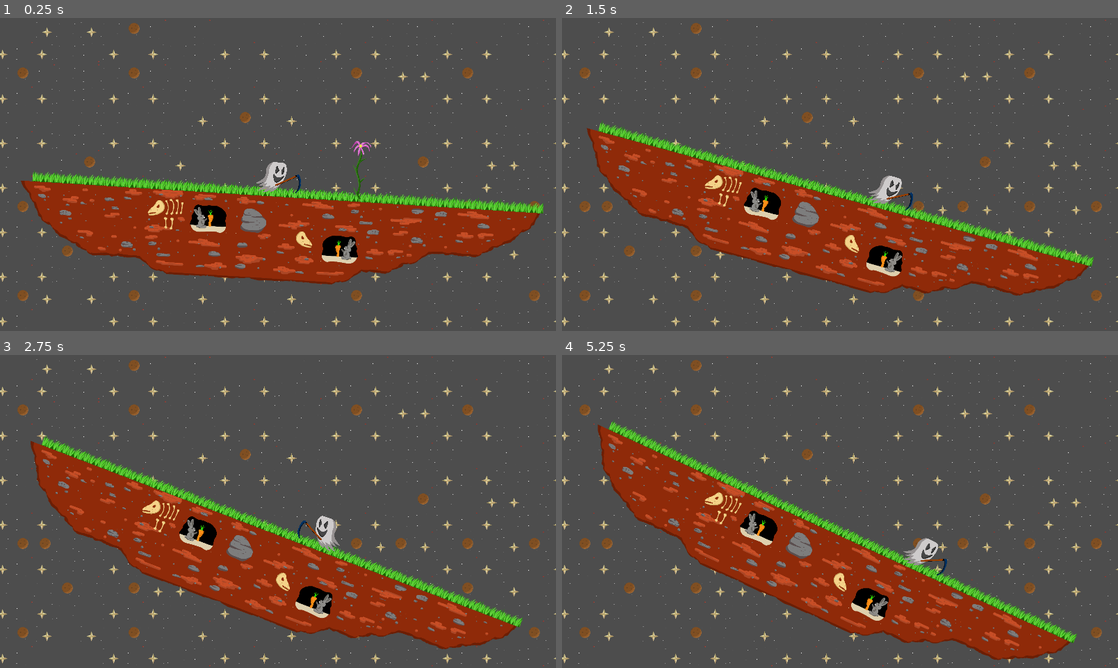
Above: before the commit, frames 1-4 (two rows, left to right).
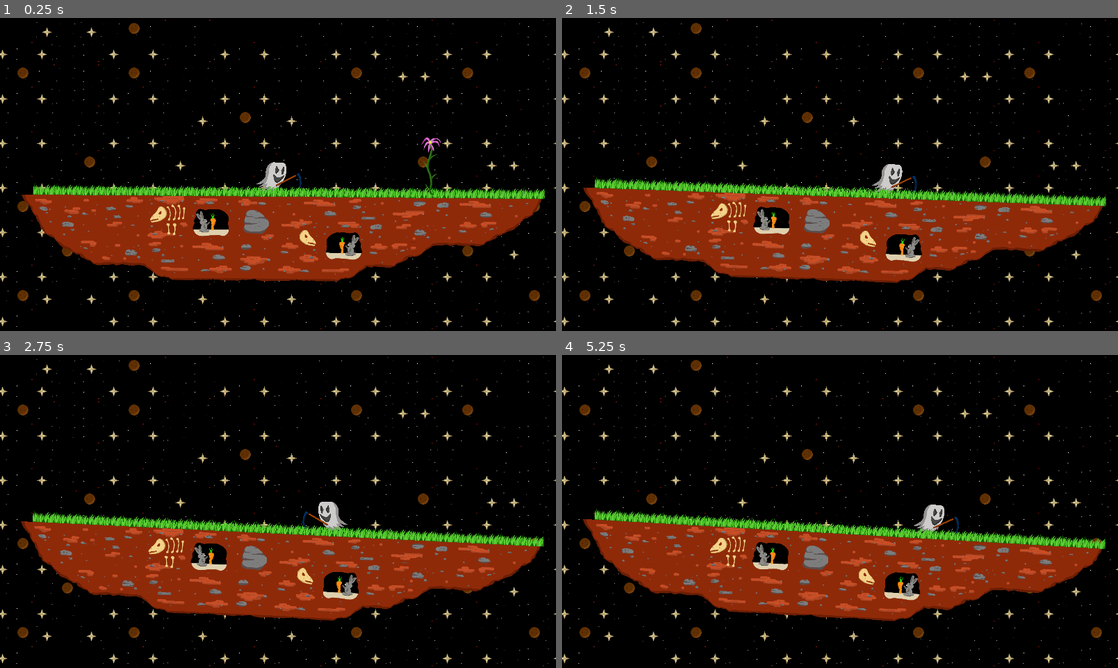
Above: after the commit, the same moments.

Repository: Stennsen/Elephanturtle
Game: Godot game, scene res://scenes/level/diskworld.tscn
Same seed, same stepped clock (60 frames per second), same inputs: the game is played once before the commit and once after it.
Inputs:
- Up to frame 1 (0.25 s): no input
- Up to frame 2 (1.5 s): hold E (crop) 0.53-1.28 s; hold D (right) from 0.53 s (still down); tap E (crop) at 1.35 s
- Up to frame 3 (2.75 s): release D (right) at 2.03 s; hold A (left) from 2.03 s (still down); hold E (crop) from 2.03 s (still down)
- Up to frame 4 (5.25 s): release A (left) at 2.78 s; release E (crop) at 2.78 s; hold D (right) 2.78-4.28 s; tap E (crop) at 2.85, 4.35 s; hold E (crop) 3.53-4.28 s; hold A (left) 4.28-5.03 s; hold D (right) from 5.03 s (still down); hold E (crop) from 5.03 s (still down)

The runs differ from the first frame. In frame 1, 87% of the frame differs, in the area x 0-100%, y 0-100%; in frame 2, 92%; in frame 3, 93%; in frame 4, 94%.
Error after the commit: Invalid access to property or key 'global_position' on a base object of type 'previously freed'. (res://scenes/level/diskworld.gd:23)

Commit message:
add flower spawn and balance shift of the level

Diff:
--- a/project.godot
+++ b/project.godot
@@ -54,3 +54,4 @@
 
 renderer/rendering_method="gl_compatibility"
 renderer/rendering_method.mobile="gl_compatibility"
+environment/defaults/default_clear_color=Color(0, 0, 0, 1)
--- a/scenes/entities/plants/daisy/daisy.gd
+++ b/scenes/entities/plants/daisy/daisy.gd
@@ -1,5 +1,6 @@
 extends Area2D
 
+const WEIGHT = 0.1
 
 @onready var crop_sound = $crop_sound
 # Called when the node enters the scene tree for the first time.
--- /dev/null
+++ b/scenes/entities/plants/plant1/plant_1.tscn
@@ -0,0 +1,25 @@
+[gd_scene load_steps=5 format=3 uid="uid://dd5lg8qqc5suo"]
+
+[ext_resource type="Script" path="res://scenes/entities/plants/daisy/daisy.gd" id="1_jk77e"]
+[ext_resource type="Texture2D" uid="uid://b1bvtkolgoxcs" path="res://assets/graphics/entities/plants/plant1.png" id="2_3xxye"]
+[ext_resource type="AudioStream" uid="uid://csc7ib68hputh" path="res://scenes/entities/plants/daisy/stepping_on_leaf.wav" id="3_45y0x"]
+
+[sub_resource type="CapsuleShape2D" id="CapsuleShape2D_qu8at"]
+radius = 77.0
+height = 630.0
+
+[node name="plant1" type="Area2D"]
+position = Vector2(940, -166)
+collision_layer = 2
+script = ExtResource("1_jk77e")
+metadata/_edit_group_ = true
+
+[node name="CollisionShape2D" type="CollisionShape2D" parent="."]
+position = Vector2(-1, 38)
+shape = SubResource("CapsuleShape2D_qu8at")
+
+[node name="Sprite2D" type="Sprite2D" parent="."]
+texture = ExtResource("2_3xxye")
+
+[node name="crop_sound" type="AudioStreamPlayer2D" parent="."]
+stream = ExtResource("3_45y0x")
--- a/scenes/level/diskworld.gd
+++ b/scenes/level/diskworld.gd
@@ -1,21 +1,33 @@
 extends Node2D
 
-
+const ZONE_MODIFIERS = [0, 0.2 , 0.4, 0.6, 0.8, 1.0]  # Maximum of 6 entries (3000/ZONE_SPACING = 6)
 const ZONE_SPACING = 500	# Spacing of the zones on the map, to calculate the weight modifier
 const MAX_INBALANCE = 0.45	# the maximum +/- value for balance until gameover
 const INBALANCE_MOVEMENT_DIVIDER = 100	# dictates the tipping speed of the platform
+
+const DAISY_MAX_TIMER = 60*10 # The Maximum amount of time between daisy spawns
+const DAISY_MIN_TIMER = 10*10 # The Maximum amount of time between daisy spawns
 
 @export var daisy_scene: PackedScene
 
 # tracks the balance of the world
 var balance = -0.45;
+var daisy_countdown = 0
+var random = RandomNumberGenerator.new()
 
-# func calculate_balance():
-# 	# calculate node weights with modifiers
-# 	player_x = get_node("Player").global_position.x
-#
-# 	# set new balance
-# 	balance = balance + 0.1
+var flower_list = []
+
+func calculate_balance():
+	var total_weight = 0
+	for flower in flower_list:
+		var flower_zone = int(flower.global_position.x/ZONE_SPACING)
+
+		if flower_zone < 0:
+			total_weight += ZONE_MODIFIERS[flower_zone] * flower.WEIGHT
+		else:
+			total_weight -= ZONE_MODIFIERS[flower_zone] * flower.WEIGHT
+
+	balance = total_weight
 
 
 func rotate_camera():
@@ -34,24 +46,31 @@
 
 # Called every frame. 'delta' is the elapsed time since the previous frame.
 func _process(delta):
-	#calculate_balance()
+	spawn_timer()
+	calculate_balance()
 	rotate_camera()
+	print(balance)
 	pass
 
-# func _on_score_timer_timeout():
-# 	score += 1
+func spawn_timer():
+	daisy_timer()
 
-func _on_start_timer_timeout():
-	$Flowertimer.start()
+func daisy_timer():
+	if daisy_countdown <= 0:
+		spawn_flower()
+		daisy_countdown = random.randi_range(DAISY_MIN_TIMER, DAISY_MAX_TIMER)
+	else:
+		daisy_countdown -= 1
 
-func _on_flower_timer_timeout():
-	var daisy = daisy_scene.instanciate()
+
+
+func spawn_flower():
+	var daisy = daisy_scene.instantiate()
 	var daisy_spawn_location = get_node("FlowerSpawn/FlowerSpawnLocation")
-	var direction = daisy_spawn_location.rotation + PI/2
+	var direction = daisy_spawn_location.rotation + PI
 	daisy_spawn_location.progress_ratio = randf()
 	daisy.position = daisy_spawn_location.position
 	daisy.rotation = direction
+	flower_list.push_back(daisy)
+	print(flower_list)
 	add_child(daisy)
-
-func _on_flowertimer_timeout():
-	pass # Replace with function body.
--- a/scenes/level/diskworld.tscn
+++ b/scenes/level/diskworld.tscn
@@ -1,14 +1,11 @@
-[gd_scene load_steps=17 format=3 uid="uid://bd650bfu5ntqp"]
+[gd_scene load_steps=13 format=3 uid="uid://bd650bfu5ntqp"]
 
 [ext_resource type="Script" path="res://scenes/level/diskworld.gd" id="1_buow7"]
+[ext_resource type="PackedScene" uid="uid://dd5lg8qqc5suo" path="res://scenes/entities/plants/plant1/plant_1.tscn" id="2_82fbq"]
 [ext_resource type="Texture2D" uid="uid://c0lxpelb6535w" path="res://assets/graphics/level/tileset.png" id="2_f2qoh"]
 [ext_resource type="Texture2D" uid="uid://djjunhtxty4tb" path="res://assets/graphics/level/stars tileset.png" id="2_qflb5"]
 [ext_resource type="PackedScene" uid="uid://c2gp01ppn3bs2" path="res://scenes/entities/player/player.tscn" id="3_08eds"]
-[ext_resource type="Texture2D" uid="uid://b1bvtkolgoxcs" path="res://assets/graphics/entities/plants/plant1.png" id="4_2gitt"]
 [ext_resource type="Texture2D" uid="uid://dbjejb4n80hw7" path="res://assets/graphics/level/gras.png" id="4_5d41t"]
-[ext_resource type="Script" path="res://scenes/entities/plants/daisy/daisy.gd" id="4_hyvn4"]
-[ext_resource type="AudioStream" uid="uid://csc7ib68hputh" path="res://scenes/entities/plants/daisy/stepping_on_leaf.wav" id="5_lb1x2"]
-[ext_resource type="PackedScene" uid="uid://dx3ap5ow707py" path="res://scenes/entities/plants/elephantflower/elephantflower.tscn" id="9_rscom"]
 
 [sub_resource type="TileSetAtlasSource" id="TileSetAtlasSource_0cm3h"]
 texture = ExtResource("2_qflb5")
@@ -31,6 +28,12 @@
 [sub_resource type="TileSet" id="TileSet_6qndi"]
 tile_size = Vector2i(256, 256)
 sources/0 = SubResource("TileSetAtlasSource_0cm3h")
+
+[sub_resource type="Curve2D" id="Curve2D_bgthr"]
+_data = {
+"points": PackedVector2Array(0, 0, 0, 0, 2815, -164, 0, 0, 0, 0, -2701, -168)
+}
+point_count = 2
 
 [sub_resource type="TileSetAtlasSource" id="TileSetAtlasSource_nn7e4"]
 texture = ExtResource("2_f2qoh")
@@ -382,62 +385,36 @@
 sources/0 = SubResource("TileSetAtlasSource_nn7e4")
 sources/1 = SubResource("TileSetAtlasSource_typdf")
 
-[sub_resource type="CapsuleShape2D" id="CapsuleShape2D_qu8at"]
-radius = 77.0
-height = 630.0
-
-[sub_resource type="Curve2D" id="Curve2D_bgthr"]
-_data = {
-"points": PackedVector2Array(0, 0, 0, 0, 2815, -164, 0, 0, 0, 0, -2701, -168)
-}
-point_count = 2
-
 [node name="diskworld" type="Node2D"]
 script = ExtResource("1_buow7")
-daisy_scene = ExtResource("9_rscom")
+daisy_scene = ExtResource("2_82fbq")
 
 [node name="Background" type="TileMap" parent="."]
 tile_set = SubResource("TileSet_6qndi")
 format = 2
 layer_0/tile_data = PackedInt32Array(-524302, 65536, 0, -458766, 0, 0, -393230, 0, 0, -327694, 0, 0, -262158, 0, 1, -19 …(7820 unchanged characters)…
 
+[node name="Camera2D" type="Camera2D" parent="."]
+ignore_rotation = false
+zoom = Vector2(0.3, 0.3)
+
+[node name="Player" parent="." instance=ExtResource("3_08eds")]
+position = Vector2(0, 0)
+
+[node name="Flowertimer" type="Timer" parent="."]
+wait_time = 0.5
+autostart = true
+
+[node name="FlowerSpawn" type="Path2D" parent="."]
+curve = SubResource("Curve2D_bgthr")
+
+[node name="FlowerSpawnLocation" type="PathFollow2D" parent="FlowerSpawn"]
+position = Vector2(2815, -164)
+rotation = -3.14087
+
 [node name="Stage" type="TileMap" parent="."]
 tile_set = SubResource("TileSet_od68g")
 format = 2
 layer_0/tile_data = PackedInt32Array(131060, 0, 0, 131061, 65536, 0, 131062, 131072, 0, 131063, 196608, 0, 131064, 2621 …(1799 unchanged characters)…
 
-[node name="Camera2D" type="Camera2D" parent="."]
-ignore_rotation = false
-zoom = Vector2(0.3, 0.3)
-
-[node name="Player" parent="." instance=ExtResource("3_08eds")]
-position = Vector2(0, 0)
-
-[node name="plant1" type="Area2D" parent="."]
-position = Vector2(940, -166)
-collision_layer = 2
-script = ExtResource("4_hyvn4")
-metadata/_edit_group_ = true
-
-[node name="CollisionShape2D" type="CollisionShape2D" parent="plant1"]
-position = Vector2(-1, 38)
-shape = SubResource("CapsuleShape2D_qu8at")
-
-[node name="Sprite2D" type="Sprite2D" parent="plant1"]
-texture = ExtResource("4_2gitt")
-
-[node name="crop_sound" type="AudioStreamPlayer2D" parent="plant1"]
-stream = ExtResource("5_lb1x2")
-
-[node name="Flowertimer" type="Timer" parent="."]
-wait_time = 0.5
-autostart = true
-
-[node name="FlowerSpawn" type="Path2D" parent="."]
-curve = SubResource("Curve2D_bgthr")
-
-[node name="FlowerSpawnLocation" type="PathFollow2D" parent="FlowerSpawn"]
-position = Vector2(2815, -164)
-rotation = -3.14087
-
 [connection signal="timeout" from="Flowertimer" to="." method="_on_flowertimer_timeout"]
